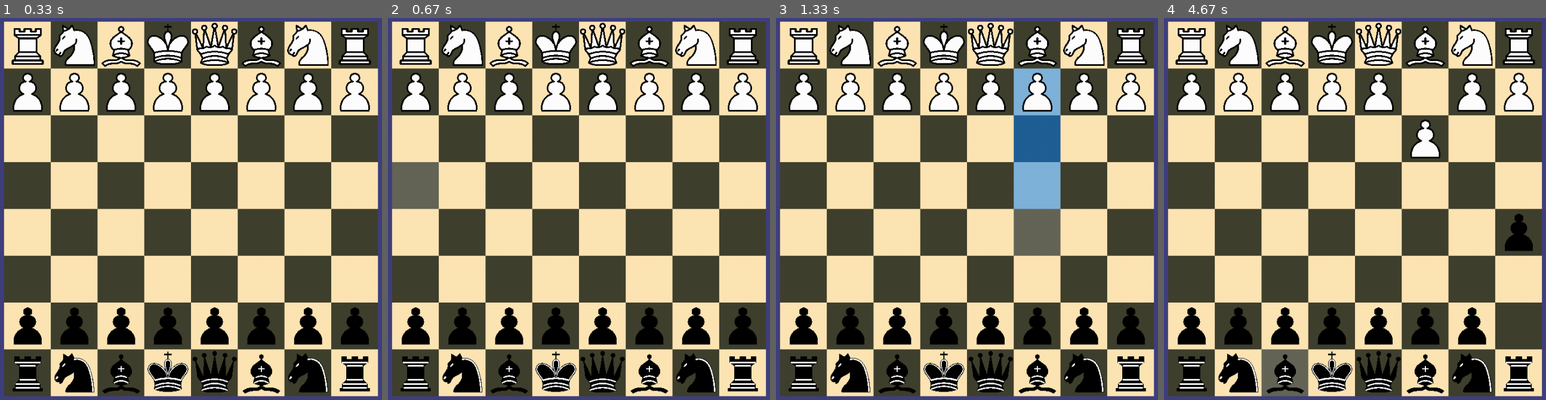
Above: before the commit, frames 1-4 (left to right).
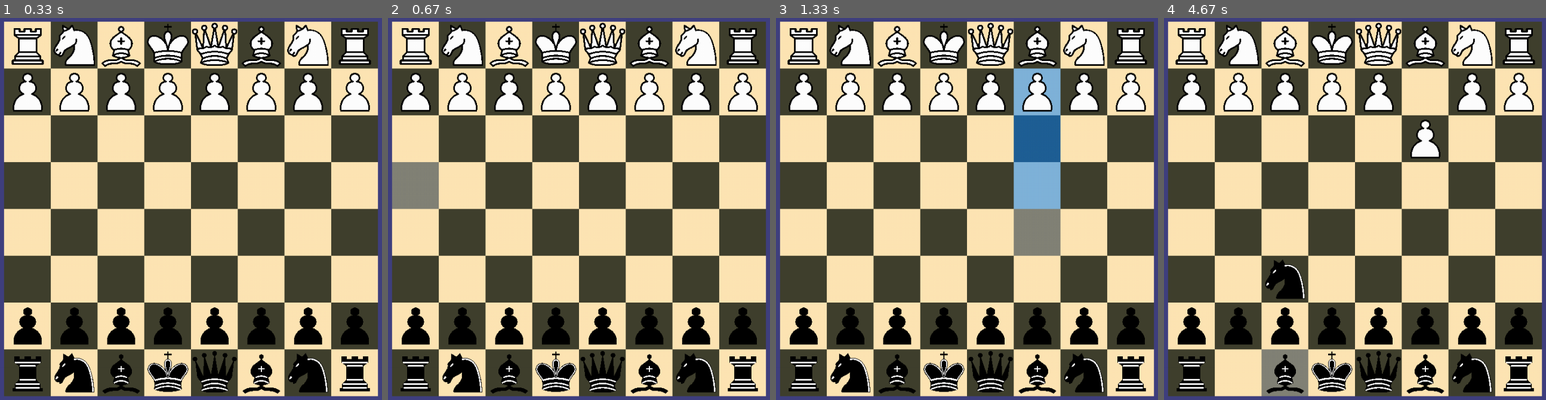
Above: after the commit, the same moments.

Repository: JacobHutch/Sketches
Game: pygame game, started from 2021-02-24-Chess/Main.py
The game is run twice, just before and just after one commit, with the same random seed, the same clock (stepped at 60 frames per second) and the same inputs.
Inputs (mouse positions are in pixels of both pictures, inside the frame that each line leads up to):
- Up to frame 1 (0.33 s): no input
- Up to frame 2 (0.67 s): press the mouse at (556, 186) at 0.37 s; move the mouse to (483, 174) at 0.47 s; release the mouse at (410, 166) at 0.6 s
- Up to frame 3 (1.33 s): click (1047, 82) at 0.72 s; press the mouse at (944, 186) at 1.03 s; move the mouse to (982, 209) at 1.13 s; release the mouse at (1024, 231) at 1.27 s
- Up to frame 4 (4.67 s): press the mouse at (1332, 186) at 1.37 s; move the mouse to (1343, 132) at 1.47 s; release the mouse at (1358, 79) at 1.6 s; press the mouse at (1332, 186) at 1.7 s; move the mouse to (1335, 285) at 1.8 s; release the mouse at (1343, 388) at 1.93 s; press the mouse at (1332, 186) at 2.03 s; move the mouse to (1267, 243) at 2.13 s; release the mouse at (1206, 300) at 2.27 s; press the mouse at (1332, 186) at 2.37 s; move the mouse to (1370, 144) at 2.47 s; release the mouse at (1412, 105) at 2.6 s; press the mouse at (1332, 186) at 2.7 s; move the mouse to (1442, 224) at 2.8 s; release the mouse at (outside the picture) at 2.93 s; press the mouse at (1332, 186) at 3.03 s; move the mouse to (1259, 220) at 3.13 s; release the mouse at (1186, 258) at 3.27 s; press the mouse at (1332, 186) at 3.37 s; move the mouse to (1370, 178) at 3.47 s; release the mouse at (1404, 170) at 3.6 s; click (1446, 121) at 3.72 s; press the mouse at (1446, 121) at 4.03 s; move the mouse to (1358, 124) at 4.13 s; release the mouse at (1270, 124) at 4.27 s; press the mouse at (1446, 121) at 4.37 s; move the mouse to (1355, 243) at 4.47 s; release the mouse at (1263, 369) at 4.6 s

Frame 1 is identical in both runs. In frame 2, 1.5% of the frame differs, in the area x 1-14%, y 37-50%; in frame 3, 1.4%; in frame 4, 3.3%, in the area x 14-97%, y 51-99%.

Commit message:
Fixing chess * Beautifying chess * working on fixing pacman movement

Diff:
--- a/2021-02-24-Chess/Board.py
+++ b/2021-02-24-Chess/Board.py
@@ -36,6 +36,7 @@
 
         #Captured pieces, white then black
         self.grid.append([[],[]])
+
         for x in self.grid:
             for y in x:
                 if y:
@@ -65,7 +66,6 @@
                         self.colors[x][y][2] = 3
                     else:
                         self.colors[x][y][2] = 1
-                print("ding")
 
         #if a piece is currently selected
         else:
@@ -76,7 +76,6 @@
                     x,y = m
                     self.colors[x][y][2] = 0
                 self.selected = None
-                print("dong")
 
             #if piece clicked is a valid move
             elif pos in self.selected.moves:
@@ -92,11 +91,7 @@
                 else:
                     self.turn = "w"'''
                 self.selected = None
-                print("bong")
                 ret = 1
-
-            else:
-                print("invalid")
 
         return ret
 
--- a/2021-02-24-Chess/Main.py
+++ b/2021-02-24-Chess/Main.py
@@ -18,12 +18,13 @@
 
         self.board = Board()
 
-        pygame.init()
+        pygame.display.init()
         self.window = pygame.display.set_mode(winSize, pygame.RESIZABLE)
         pygame.display.set_caption(name)
         self.images = Images(self.window)
         self.resize(winSize)
         self.mainloop()
+
 
 
     # ## I came back to this and this is weird
@@ -40,7 +41,7 @@
         self.colorPalette["bgColor"] = (64,64,128)
         self.colorPalette["white"] = (255,230,180)
         self.colorPalette["black"] = (64,64,46)
-        self.colorPalette["highlight"] = (255,255,255,0.2)
+        self.colorPalette["highlight"] = (255,255,255,0.35)
         self.colorPalette["m-none"] = (0,0,0,0.0)
         self.colorPalette["m-move"] = (0,128,255,0.5)
         self.colorPalette["m-attack"] = (255,0,0,0.75)
@@ -78,6 +79,7 @@
             print(i,j)'''
 
 
+
     # In board, colors are stored as a list, shown here with ranges:
     # [0:1, 0:1, 0:(m-1)] where m stands for the number of color modifiers.
     # list[0] stands for whether or not the square is highlighted, list[1]
@@ -86,6 +88,12 @@
     # correct color combination of the 3 values.
     def parseColor(self,colorData):
         return self.colors[(colorData[2] << 2) | (colorData[1] << 1) | colorData[0]]
+
+
+
+    def getOffsetCoords(self,pos):
+        x,y = pos
+        return ((x - self.xOffset) // self.squareSize, (y - self.yOffset) // self.squareSize)
 
 
 
@@ -128,8 +136,7 @@
                     break
 
                 if event.type == pygame.MOUSEBUTTONDOWN:
-                    x,y = event.pos
-                    x,y = (x - self.xOffset) // self.squareSize, (y - self.yOffset) // self.squareSize
+                    x,y = self.getOffsetCoords(event.pos)
                     if (x >= 0) and (x <= 7) and (y >= 0) and (y <= 7):
                         if self.board.selectSquare([x,y]) == 1:
                             self.display()
@@ -143,9 +150,7 @@
             if not self.running:
                 break
 
-            x,y = pygame.mouse.get_pos()
-            x = (x - self.xOffset) // self.squareSize
-            y = (y - self.yOffset) // self.squareSize
+            x,y = self.getOffsetCoords(pygame.mouse.get_pos())
             if (x >= 0) and (x <= 7) and (y >= 0) and (y <= 7):
                 self.board.colors[self.lastX][self.lastY][0] = 0
                 if self.board.colors[x][y][0] == 0:
--- a/2021-02-24-Chess/Opponent.py
+++ b/2021-02-24-Chess/Opponent.py
@@ -1,22 +1,31 @@
 import random as rand
+
 class Opponent:
-    def __init__(self,grid,color):
+    def __init__(self,grid,playerCol):
         self.grid = grid
-        if color == "w":
+        if playerCol == "w":
             self.color = "b"
         else:
             self.color = "w"
 
+
+
     def move(self):
         piece = None
+        plist = []
         for x in range(8):
             for y in range(8):
                 p = self.grid[x][y]
-                if piece == None:
-                    piece = p
+                if (piece == None) and p:
+                    if p.color == self.color:
+                        piece = p
                 elif p and (p.color == self.color):
                     if p.score > piece.score:
                         piece = p
+                        plist = []
                     elif p.score == piece.score:
-                        piece = rand.choice([piece, p])
+                        plist.append(p)
+        if len(plist) > 0:
+            plist.append(piece)
+            piece = rand.choice(plist)
         piece.moveHighestScore()
--- a/2021-02-24-Chess/Pieces.py
+++ b/2021-02-24-Chess/Pieces.py
@@ -55,6 +55,7 @@
         self.special = []
         self.dangers = []
         x,y = self.pos
+
         if self.type == "p":
             if (y + self.forward >= 0) and (y + self.forward < 8):
                 #movement
@@ -83,6 +84,7 @@
                     if (x-1 >= 0):
                         self.special.append([x-1,7])
 
+
         elif (self.type == "r"):
             for i in range(x+1,8):
                 if self.grid[i][y] == None:
@@ -111,6 +113,7 @@
                 else:
                     self.findAttack([x,i])
                     break
+
 
         elif self.type == "h":
             moves = [(x+1,y+2),(x+1,y-2),(x-1,y+2),(x-1,y-2),(x+2,y+1),(x+2,y-1),(x-2,y+1),(x-2,y-1)]
@@ -121,6 +124,7 @@
                     else:
                         self.findAttack([m[0],m[1]])
 
+
         elif self.type == "b":
             for i in range(x+1,8):
                 if (y+i-x) < 8:
@@ -154,6 +158,7 @@
                         self.findAttack([i,y-i+x])
                         break
 
+
         elif self.type == "q":
             for i in range(x+1,8):
                 if self.grid[i][y] == None:
@@ -214,6 +219,7 @@
                     else:
                         self.findAttack([i,y-i+x])
                         break
+
 
         elif self.type == "k":
             moves = [(x+1,y+1),(x+1,y),(x+1,y-1),(x,y-1),(x-1,y-1),(x-1,y),(x-1,y+1),(x,y+1)]
@@ -224,8 +230,8 @@
                     else:
                         self.findAttack([m[0],m[1]])
 
-
         self.communicateDangers()
+
 
 
     def findAttack(self,pos):
--- a/2022-05-15-PacMan/Main.py
+++ b/2022-05-15-PacMan/Main.py
@@ -18,6 +18,7 @@
         self.playerCol = (0,127,0)
         self.playerVel = 3 * self.delta
         self.playerRot = "right"
+        self.moveQueue = ""
 
         self.ghostPos = []
         self.ghostCol = (255,0,0)
@@ -54,9 +55,7 @@
     def initFunctions(self):
         if __name__=="__main__":
             self.ghostProcess.start()
-
-        pygame.init()
-
+        pygame.display.init()
         pygame.display.set_caption(self.title)
         self.window = pygame.display.set_mode(self.winSize, pygame.RESIZABLE)
         self.running = True
@@ -115,22 +114,26 @@
         x,y = self.playerPos
         xn = x
         yn = y
-        if self.playerRot == "right":
-            xn += self.playerVel
-            if (self.worldCols[int(xn+1)][round(y)] == (0,0,255)):
-                xn = int(xn)
-        elif self.playerRot == "left":
-            xn = x - self.playerVel
-            if (self.worldCols[int(xn)][round(y)] == (0,0,255)):
-                xn = int(xn+1)
-        elif self.playerRot == "down":
-            yn = y + self.playerVel
-            if (self.worldCols[round(x)][int(yn+1)] == (0,0,255)):
-                yn = int(yn)
-        elif self.playerRot == "up":
-            yn = y - self.playerVel
-            if (self.worldCols[round(x)][int(yn)] == (0,0,255)):
-                yn = int(yn+1)
+        if self.moveQueue == "right":
+            if (self.playerRot == "right") or (self.playerRot == "left"):
+                xn += self.playerVel
+                if (self.worldCols[int(xn+1)][round(y)] == (0,0,255)):
+                    xn = int(xn)
+        elif self.moveQueue == "left":
+            if (self.playerRot == "right") or (self.playerRot == "left"):
+                xn = x - self.playerVel
+                if (self.worldCols[int(xn)][round(y)] == (0,0,255)):
+                    xn = int(xn+1)
+        elif self.moveQueue == "down":
+            if (self.playerRot == "up") or (self.playerRot == "down"):
+                yn = y + self.playerVel
+                if (self.worldCols[round(x)][int(yn+1)] == (0,0,255)):
+                    yn = int(yn)
+        elif self.moveQueue == "up":
+            if (self.playerRot == "up") or (self.playerRot == "down"):
+                yn = y - self.playerVel
+                if (self.worldCols[round(x)][int(yn)] == (0,0,255)):
+                    yn = int(yn+1)
 
         self.playerPos = (xn,yn)
 
@@ -160,13 +163,13 @@
 
                 elif event.type == pygame.KEYDOWN:
                     if event.key == pygame.K_UP:
-                        self.playerRot = "up"
+                        self.moveQueue = "up"
                     elif event.key == pygame.K_DOWN:
-                        self.playerRot = "down"
+                        self.moveQueue = "down"
                     elif event.key == pygame.K_LEFT:
-                        self.playerRot = "left"
+                        self.moveQueue = "left"
                     elif event.key == pygame.K_RIGHT:
-                        self.playerRot = "right"
+                        self.moveQueue = "right"
 
                 elif event.type == pygame.VIDEORESIZE:
                     self.resizeWindow([event.w,event.h])
